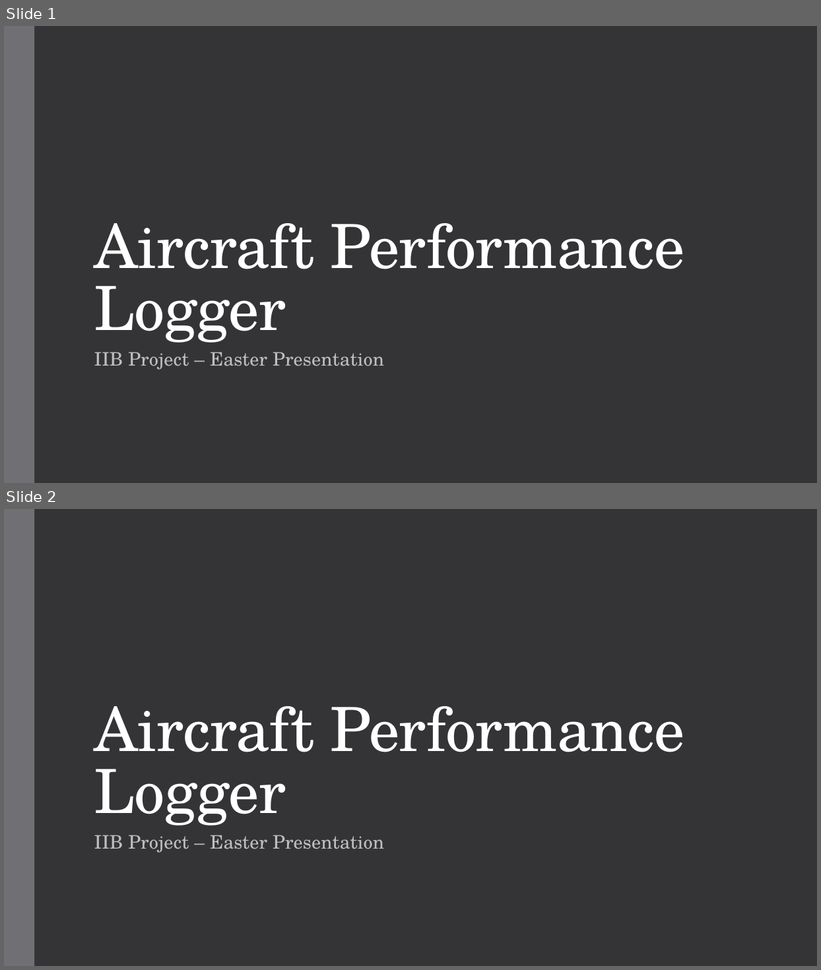
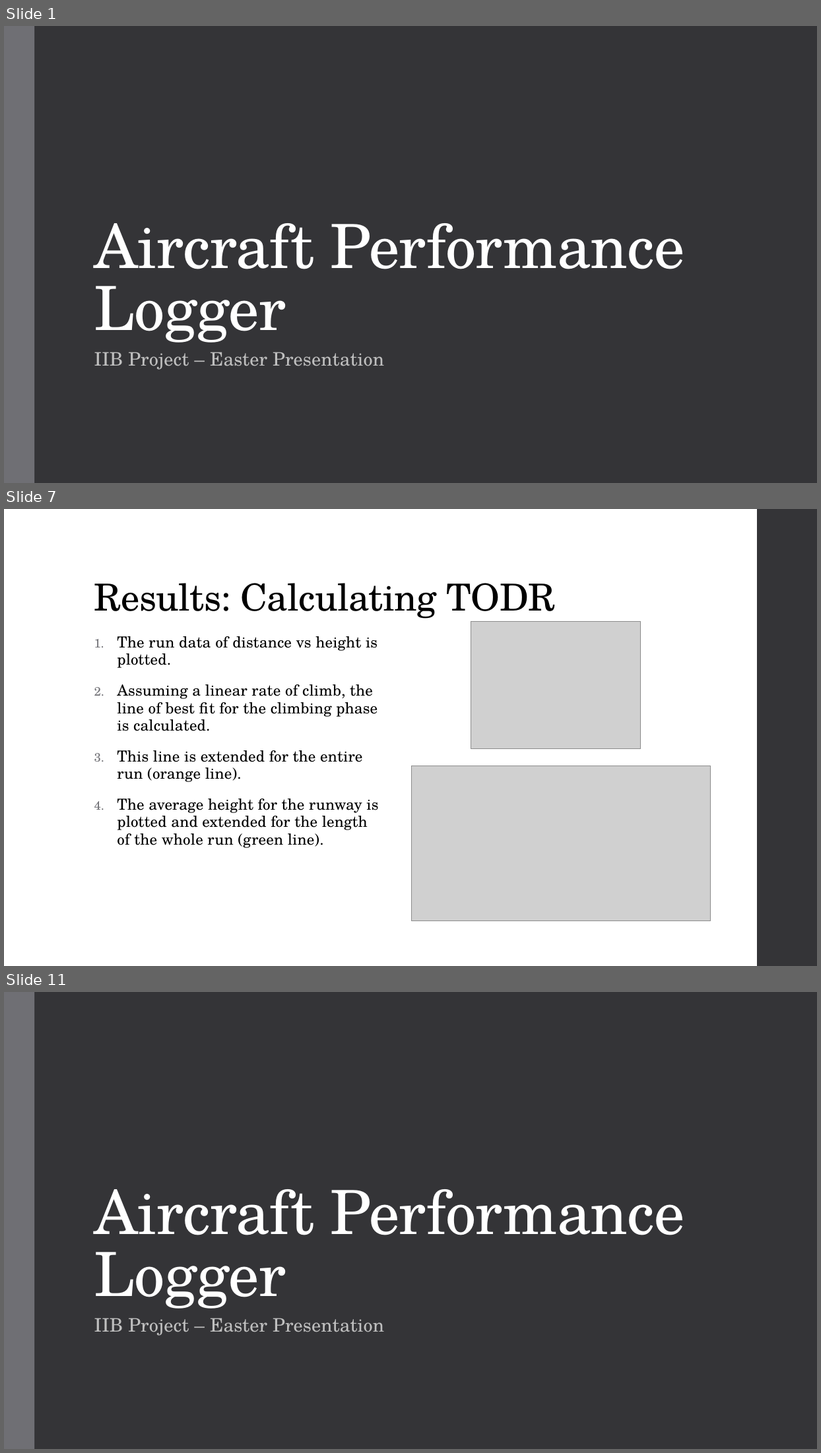
Before and after one commit to BaileyBrookes/Part_IIB_Project, a slide deck: Easter Pressentation/bdb31_easter_presentation.pptx. Shown one above the other, each under a label of ours: slides 1 and 2 before the commit, slides 1, 7 and 11 after it; the slides between them are not shown. The pictures are 821x970 and 821x1453 pixels, drawn with LibreOffice and Linux fonts; fonts in the diff are those of the drawing; grey boxes stand for pictures. Boxes give left, top, right and bottom in pixels: in the first picture for what was removed or moved away, otherwise in the second. Text is boxed around its words. In the diff, an @@ line names an element or a change of style, - is before the commit and + after.

```diff
--- a/Easter Pressentation/bdb31_easter_presentation.pptx
+++ b/Easter Pressentation/bdb31_easter_presentation.pptx
@@ slide 7 added at (4,509,817,966), background #FFFFFF @@
@@ rectangle added at (757,509,817,966), fill #353537 @@
@@ title added at (94,583,555,622), 44 pt, text #000000 @@
+Results: Calculating TODR
@@ picture added at (471,622,641,749) @@
@@ text added at (117,636,378,848), 18 pt, text #000000 @@
+1. The run data of distance vs height is plotted.
+2. Assuming a linear rate of climb, the line of best fit for the climbing phase is calculated.
+3. This line is extended for the entire run (orange line).
+4. The average height for the runway is plotted and extended for the length of the whole run (green line).
@@ picture added at (411,766,710,921) @@
@@ what was slide 2 is now slide 11 @@
```
Also in this commit, not shown: 8 other slides added, 8 other files.
